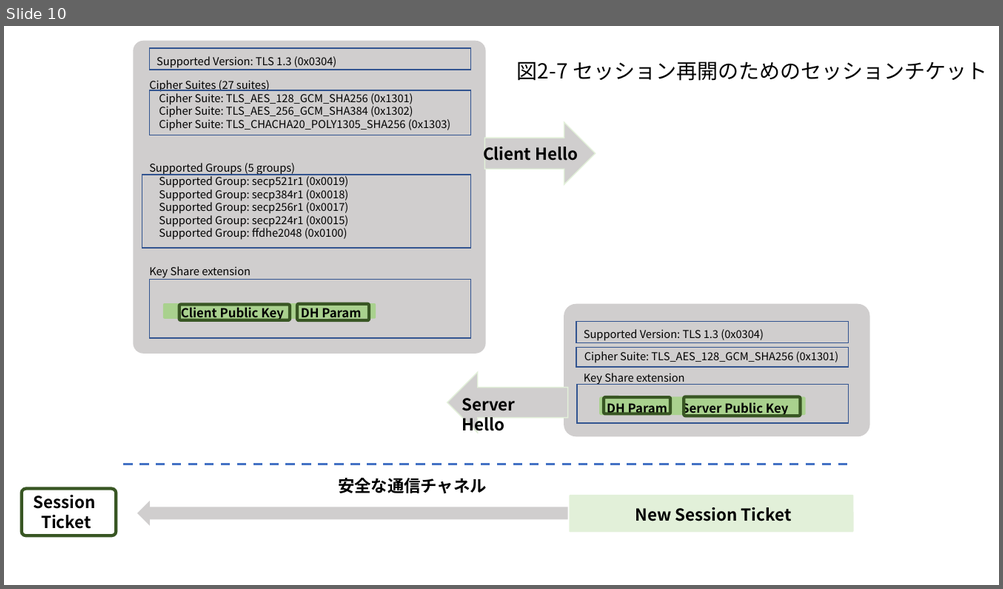
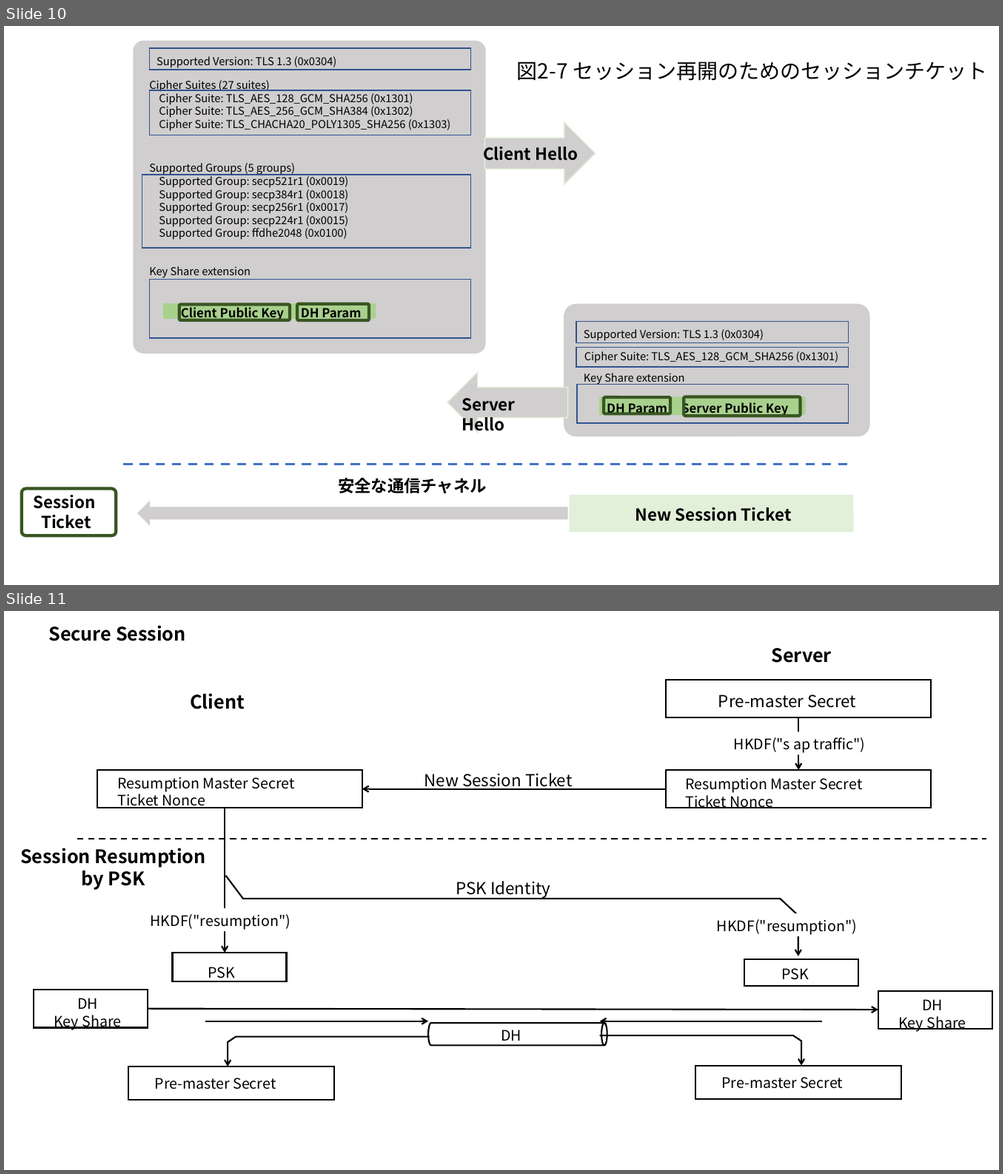
Before and after one commit to kojo1/TLSbook-en, a slide deck: Part1.Technology/Chapter2.Protocol/Protocol-fig-jp.pptx. Shown one above the other, each under a label of ours: slide 10 before the commit, slides 10 and 11 after it. The pictures are 1003x589 and 1003x1174 pixels, drawn with LibreOffice and Linux fonts; fonts in the diff are those of the drawing. Boxes give left, top, right and bottom in pixels: in the first picture for what was removed or moved away, otherwise in the second. Text is boxed around its words. In the diff, an @@ line names an element or a change of style, - is before the commit and + after.

```diff
--- a/Part1.Technology/Chapter2.Protocol/Protocol-fig-jp.pptx
+++ b/Part1.Technology/Chapter2.Protocol/Protocol-fig-jp.pptx
@@ slide 11 added at [4, 611, 999, 1170], background #FFFFFF @@
@@ text added at [771, 648, 831, 663], 18 pt, text #000000, bold @@
+Server
@@ text added at [190, 693, 244, 709], 18 pt, text #000000, bold @@
+Client
@@ group added at [20, 625, 992, 1100]: 17 texts, 9 rectangles, 4 arrows, 3 freeform shapes, 1 line, 1 cylinder @@
+Pre-master Secret
+Resumption Master Secret
+Ticket Nonce
+Resumption Master Secret
+Ticket Nonce
+Session Resumption
+by PSK
+Secure Session
+PSK Identity
+New Session Ticket
+HKDF("resumption")
+HKDF("resumption")
+DH
+Key Share
+DH
+Key Share
+Pre-master Secret
+Pre-master Secret
+DH
+PSK
+PSK
+HKDF("s ap traffic")
@@ arrow added from (205, 1022) to (429, 1022), #000000 1.5 pt @@
@@ arrow added from (822, 1022) to (600, 1022), #000000 1.5 pt @@
```
Also in this commit, not shown: 1 slide changed, 7 other files.
